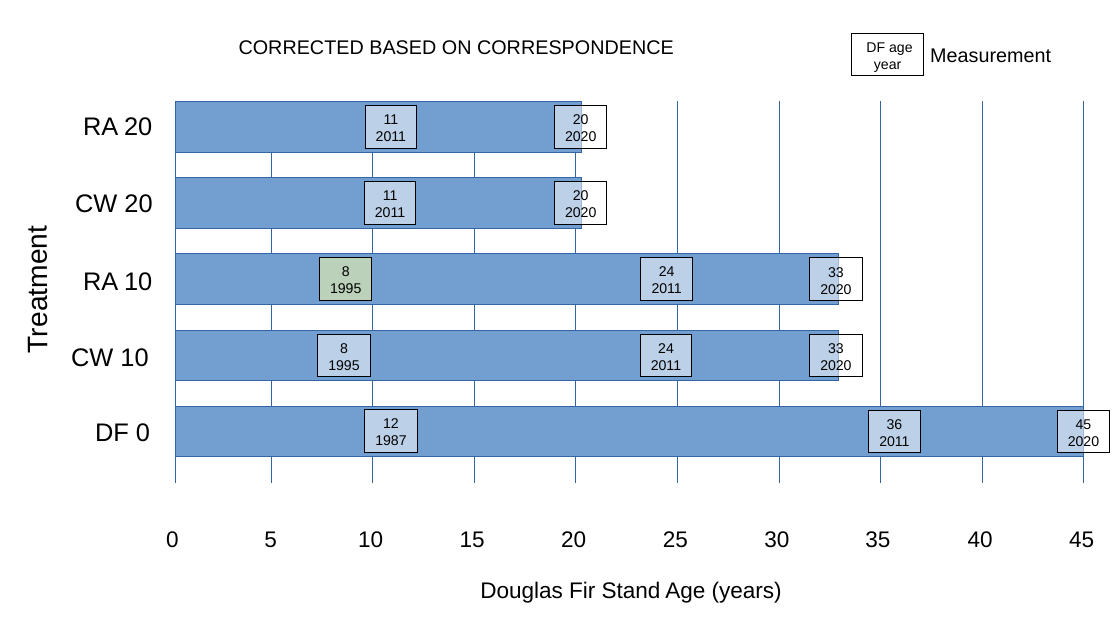
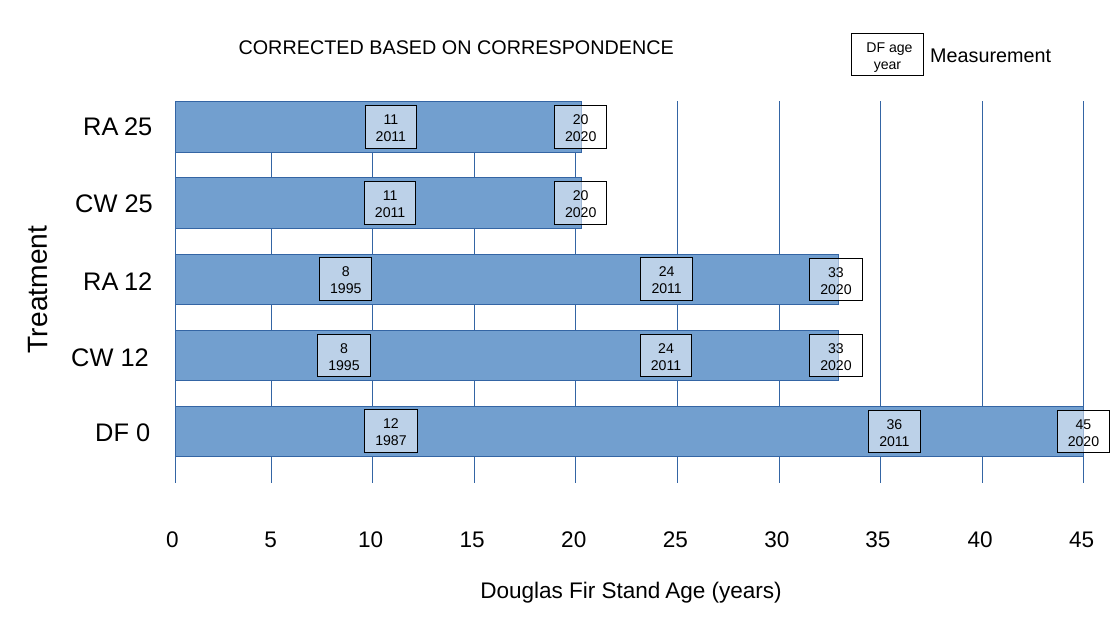
Before and after one commit to LeBoldus-Lab/Apiary_LRR, a slide deck: slide 6 of Experiment_timeline.pptx. Drawn at 1120x630 pixels with LibreOffice and Linux fonts; fonts in the diff are those of the drawing. Boxes give left, top, right and bottom in pixels: in the first picture for what was removed or moved away, otherwise in the second. Text is boxed around its words. In the diff, an @@ line names an element or a change of style, - is before the commit and + after.

```diff
--- a/Experiment_timeline.pptx
+++ b/Experiment_timeline.pptx
@@ text at box(83, 117, 152, 136): text changed @@
-RA 20
+RA 25
@@ text at box(75, 194, 153, 213): text changed @@
-CW 20
+CW 25
@@ rectangle "8" at box(320, 258, 373, 301): fill #FFFFA6 at 53% opacity to #FFFFFF at 53% opacity @@
@@ text at box(83, 272, 152, 290): text changed @@
-RA 10
+RA 12
@@ text at box(71, 348, 149, 367): text changed @@
-CW 10
+CW 12
```
Also in this commit, not shown: 1 other slide changed, 1 other file.
